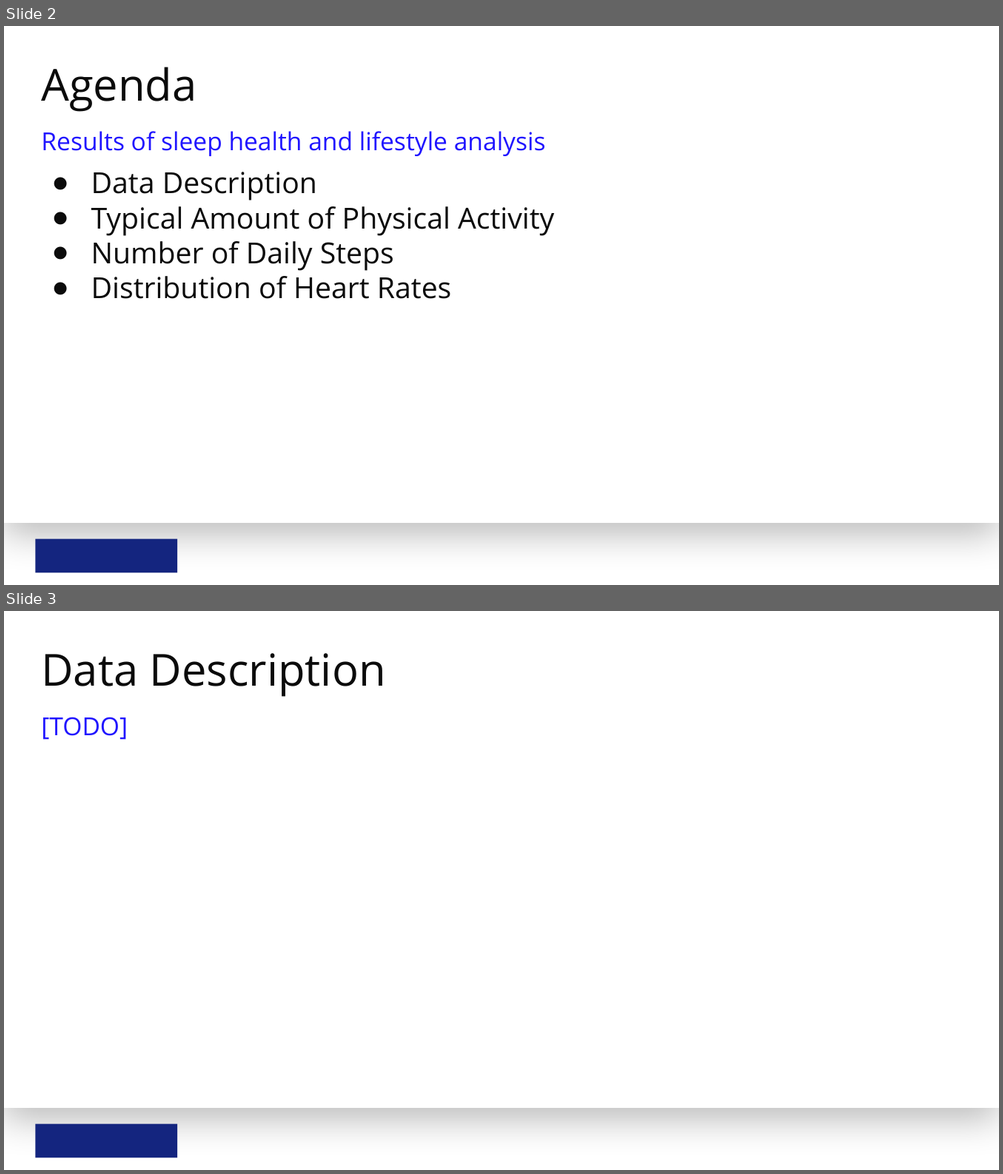
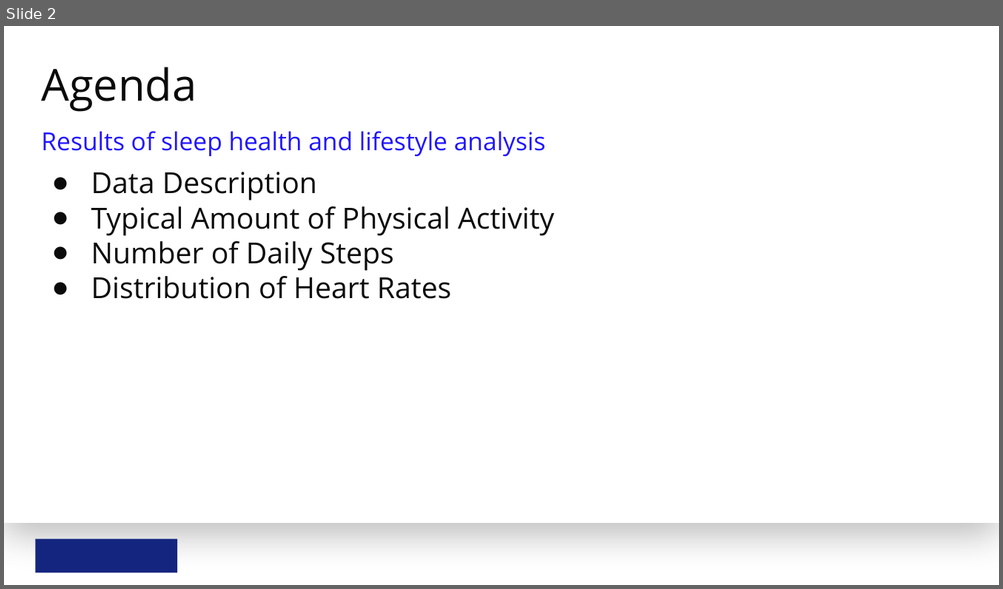
Before and after one commit to kinant/ud-stats-nd, a slide deck: PR01 - Describe Health and Sleep Quality Data/analyze-sleep-health-and-lifestyle.pptx. Shown one above the other, each under a label of ours: slides 2 and 3 before the commit, slide 2 after it. The pictures are 1003x1174 and 1003x589 pixels, drawn with LibreOffice and Linux fonts; fonts in the diff are those of the drawing; background and template pictures are left out. Boxes give left, top, right and bottom in pixels: in the first picture for what was removed or moved away, otherwise in the second. Text is boxed around its words. In the diff, an @@ line names an element or a change of style, - is before the commit and + after.

```diff
--- a/PR01 - Describe Health and Sleep Quality Data/analyze-sleep-health-and-lifestyle.pptx
+++ b/PR01 - Describe Health and Sleep Quality Data/analyze-sleep-health-and-lifestyle.pptx
@@ slide 3 removed at (x1=4, y1=611, x2=999, y2=1170), background #FFFFFF; not listed: 2 template elements that a slide beside it also shows @@
@@ title removed at (x1=41, y1=653, x2=386, y2=697) @@
-Data Description
@@ text removed at (x1=41, y1=717, x2=128, y2=740) @@
-[TODO]
```
Also in this commit, not shown: 4 slides changed, 2 slides added, 3 other files.
